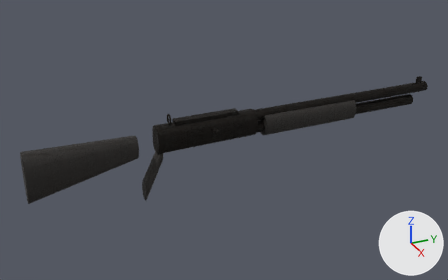
The glTF model assets/models/weapon_benelli.glb as it was, and as the next commit left it.
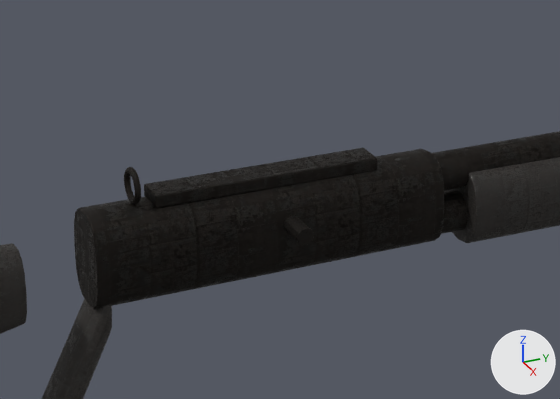
Each version appears first whole from a 50 mm lens placed at (1.095, -0.322, 0.535), pointed at (-0.015, 0.178, -0.02), and next in a close-up on the part from 29% to 65% of the width and 24% to 64% of the height. Arrows for +X, +Y and +Z are at lower right; the lights stay in place. The first two pictures are the older version. Where no turn or scale is listed for an object, it has been applied to the vertices. Vertices at exactly the same position are counted once.

Before the edit, the objects in view are built like this:
```python
me_benellipoly = bpy.data.meshes.new('BenelliPoly')
me_benellipoly.from_pydata(...)  # 328 vertices, 644 faces; spans x -0.023..0.023, y -0.24..0.49, z -0.116..0.038
me_benellipoly.materials.append(mat_aaa_benelli_poly)
me_bolt = bpy.data.meshes.new('Bolt')
me_bolt.from_pydata(...)  # 140 vertices, 276 faces; spans x 0.0..0.022, y -0.0054..0.0054, z -0.0052..0.0052
me_bolt.materials.append(mat_aaa_benelli_steel)
me_receiver = bpy.data.meshes.new('Receiver')
me_receiver.from_pydata(...)  # 784 vertices, 1548 faces; spans x -0.021..0.021, y 0.02..0.7, z -0.013..0.067
me_receiver.materials.append(mat_aaa_benelli_steel)
ob_benellipoly = bpy.data.objects.new('BenelliPoly', me_benellipoly)
ob_benellipoly.location = (0.0, 0.0, 0.0)
ob_bolt = bpy.data.objects.new('Bolt', me_bolt)
ob_bolt.location = (0.018, 0.14, 0.024)
ob_receiver = bpy.data.objects.new('Receiver', me_receiver)
ob_receiver.location = (0.0, 0.0, 0.0)
```
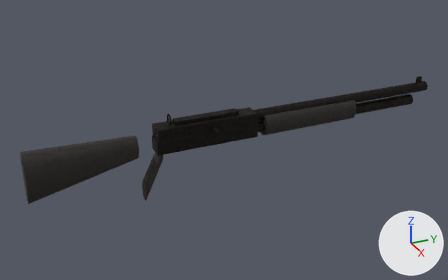
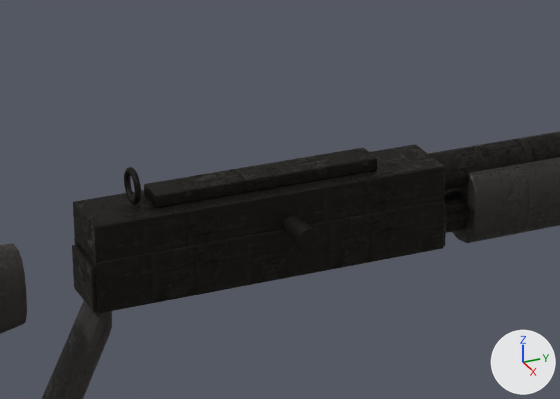
Location of each change, (x1, y1, x2, y2) in pixels of the close-ups (560 x 399 px):
'Receiver', reshaped: before (74, 131, 560, 309); after (72, 131, 560, 313)
part 1 of me_receiver, rebuilt (25% shorter): before (74, 149, 444, 309); after (73, 144, 445, 263)
part 2 of me_receiver, added: after (93, 201, 445, 313)
part 3 of me_receiver, added: after (72, 245, 98, 312)

The change in detail:
me_receiver is used by ob_receiver; location (0.0, 0.0, 0.0).
me_receiver had 784 vertices, 1548 faces and spanned x -0.021..0.021, y 0.02..0.7, z -0.013..0.067.
me_receiver now has 968 vertices, 1900 faces and spans x -0.021..0.021, y 0.018..0.7, z -0.01..0.067.
me_receiver part 1: the loose piece of 96 vertices spanning x -0.021..0.021, y 0.02..0.24, z -0.013..0.046 is rebuilt with 56 vertices and now spans x -0.02..0.02, y 0.02..0.24, z 0.02..0.044.
me_receiver part 2: a new loose piece of 56 vertices spanning x 0.014..0.021, y 0.02..0.24, z -0.01..0.022, in mat_aaa_benelli_steel.
me_receiver part 3: a new loose piece of 56 vertices spanning x -0.018..0.018, y 0.018..0.073, z -0.01..0.018, in mat_aaa_benelli_steel.
Other edits to the shape of me_receiver do not show in these pictures.
